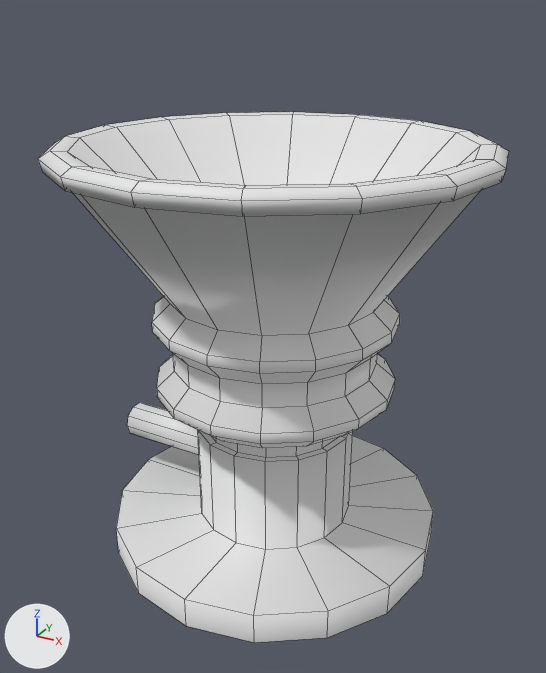
Before and after pictures for a commit that changed the Blender file models/kuka/kuka-vacuum-gripper.blend.
The view is the same before and after, from a camera (50 mm lens) standing at (0.672, -1.23, 1.079) and looking at (0.005, -0.017, 0.473). Every picture has the same lights, and +X, +Y and +Z are marked at lower left. Mesh edges are drawn as thin lines.

In view in the first picture: 'Cylinder', 'kukaVacuumGripper'.
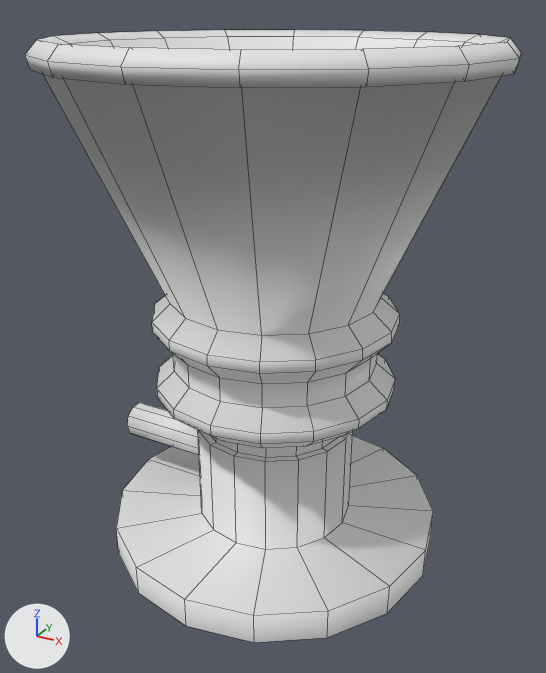
Commit message: kuka vacuum gripper completed

The edits, one by one:
me_circle_006 has 320 vertices, 305 faces and spans x -0.416..0.415, y -0.415..0.415, z 0.0..0.854.
me_circle_006 is used by ob_kukavacuumgripper; location (0.0, 0.0, 0.0).
me_circle_006 part 1: all 64 vertices in x -0.416..0.415, y -0.415..0.415, z 0.82..0.851 are moved by (0.0, 0.0, 0.164).
me_circle_006 part 2: all 16 vertices in x -0.395..0.395, y -0.395..0.395, z 0.854 are moved by (0.0, 0.0, 0.174).

Changed parts and their boxes [x1, y1, x2, y2] in the pictures (546 x 673 px; the box of a moved part takes in the faces that stretch with it):
'kukaVacuumGripper', reshaped (15% taller): before [38, 112, 509, 643]; after [25, 30, 521, 643]
part 1 of me_circle_006, moved or reshaped: before [38, 115, 506, 335]; after [25, 37, 519, 335]
part 2 of me_circle_006, moved or reshaped: before [38, 112, 509, 201]; after [25, 30, 521, 70]
